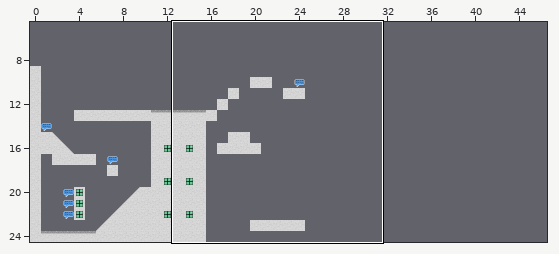
Level history. Tiled map: maps/level_one.tmx. Above: a wide view before the commit, with the close-up outlined.
Close-up. As it was:
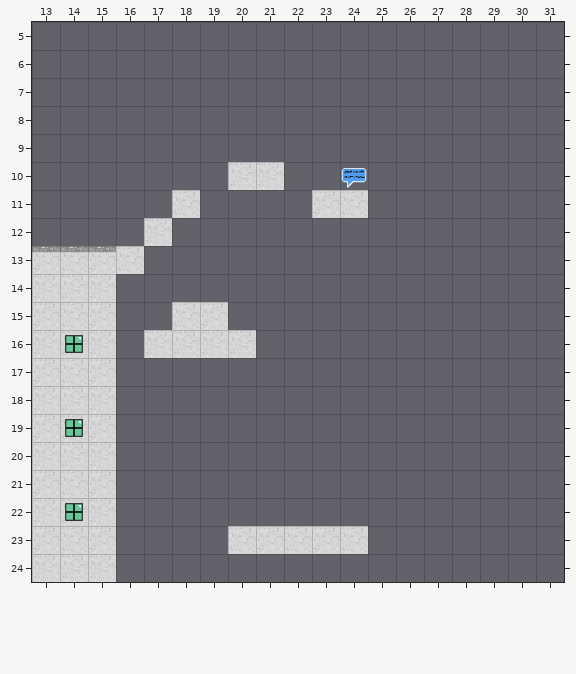
Cells are 128x128 px. Shown: x 13..31, y 5..24. The commit also changed other parts of the map, which this record leaves out. The old version is drawn lined up with the new one.
New version:
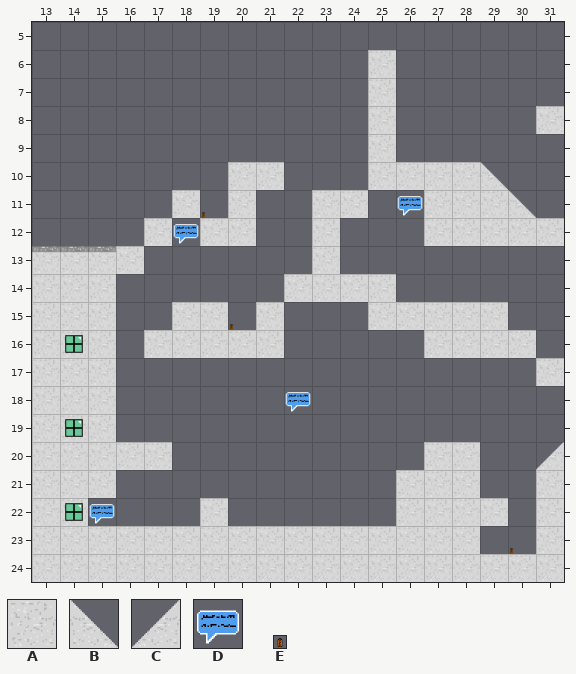
Key: from "city_tiles": A 6 "concrete-middle", B 7 "concrete-slant-left", C 8 "concrete-slant-right"; from "items": D 0 "tweet", E 16 "tan_00".
_ is an empty cell.
Changes in this commit:
{"change": "map size 25x20 -> 60x25 cells (old content now starts at 0,5; both pictures use the new coordinates)"}
{"where": "layer \"Tweets\""}
{"y":10,"x":24,"old":"D","new":"_"}
{"y":11,"x":26,"old":"_","new":"D"}
{"y":12,"x":18,"old":"_","new":"D"}
{"y":18,"x":22,"old":"_","new":"D"}
{"y":22,"x":15,"old":"_","new":"D"}
{"where": "layer \"Damage\""}
{"y":11,"x":19,"old":"_","new":"E"}
{"y":15,"x":20,"old":"_","new":"E"}
{"y":23,"x":30,"old":"_","new":"E"}
{"where": "layer \"Platforms\""}
{"y":6,"x":25,"old":"_","new":"A"}
{"y":7,"x":25,"old":"_","new":"A"}
{"y":8,"x":25,"old":"_","new":"A"}
{"y":8,"x":31,"old":"_","new":"A"}
{"y":9,"x":25,"old":"_","new":"A"}
{"y":10,"x":25,"old":"_____","new":"AAAAB"}
{"y":11,"x":20,"old":"_","new":"A"}
{"y":11,"x":27,"old":"____","new":"AAAB"}
{"y":12,"x":19,"old":"__","new":"AA"}
{"y":12,"x":23,"old":"_","new":"A"}
{"y":12,"x":27,"old":"_____","new":"AAAAA"}
{"y":13,"x":23,"old":"_","new":"A"}
{"y":14,"x":22,"old":"____","new":"AAAA"}
{"y":15,"x":21,"old":"_","new":"A"}
{"y":15,"x":25,"old":"_____","new":"AAAAA"}
{"y":16,"x":21,"old":"_","new":"A"}
{"y":16,"x":27,"old":"____","new":"AAAA"}
{"y":17,"x":31,"old":"_","new":"A"}
{"y":20,"x":16,"old":"__","new":"AA"}
{"y":20,"x":27,"old":"__","new":"AA"}
{"y":20,"x":31,"old":"_","new":"C"}
{"y":21,"x":26,"old":"___","new":"AAA"}
{"y":21,"x":31,"old":"_","new":"A"}
{"y":22,"x":15,"old":"A","new":"_"}
{"y":22,"x":19,"old":"_","new":"A"}
{"y":22,"x":26,"old":"____","new":"AAAA"}
{"y":22,"x":31,"old":"_","new":"A"}
{"y":23,"x":16,"old":"____","new":"AAAA"}
{"y":23,"x":25,"old":"____","new":"AAAA"}
{"y":23,"x":31,"old":"_","new":"A"}
{"y":24,"x":16,"old":"________________","new":"AAAAAAAAAAAAAAAA"}
{"label":"changed","picture_box":[173,50,564,386]}
{"label":"added","picture_box":[285,392,311,412]}
{"label":"changed","picture_box":[88,442,564,582]}
